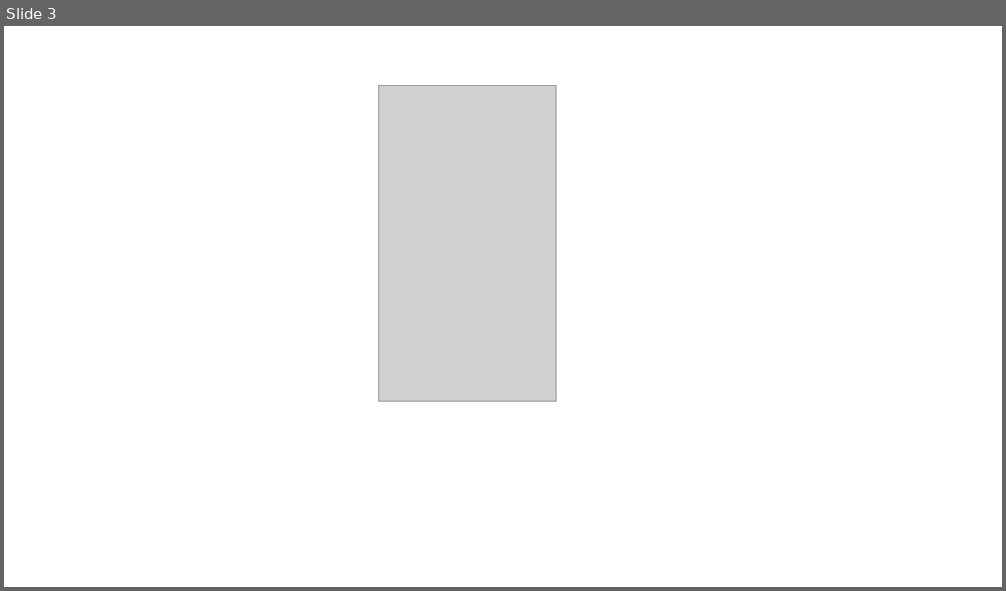
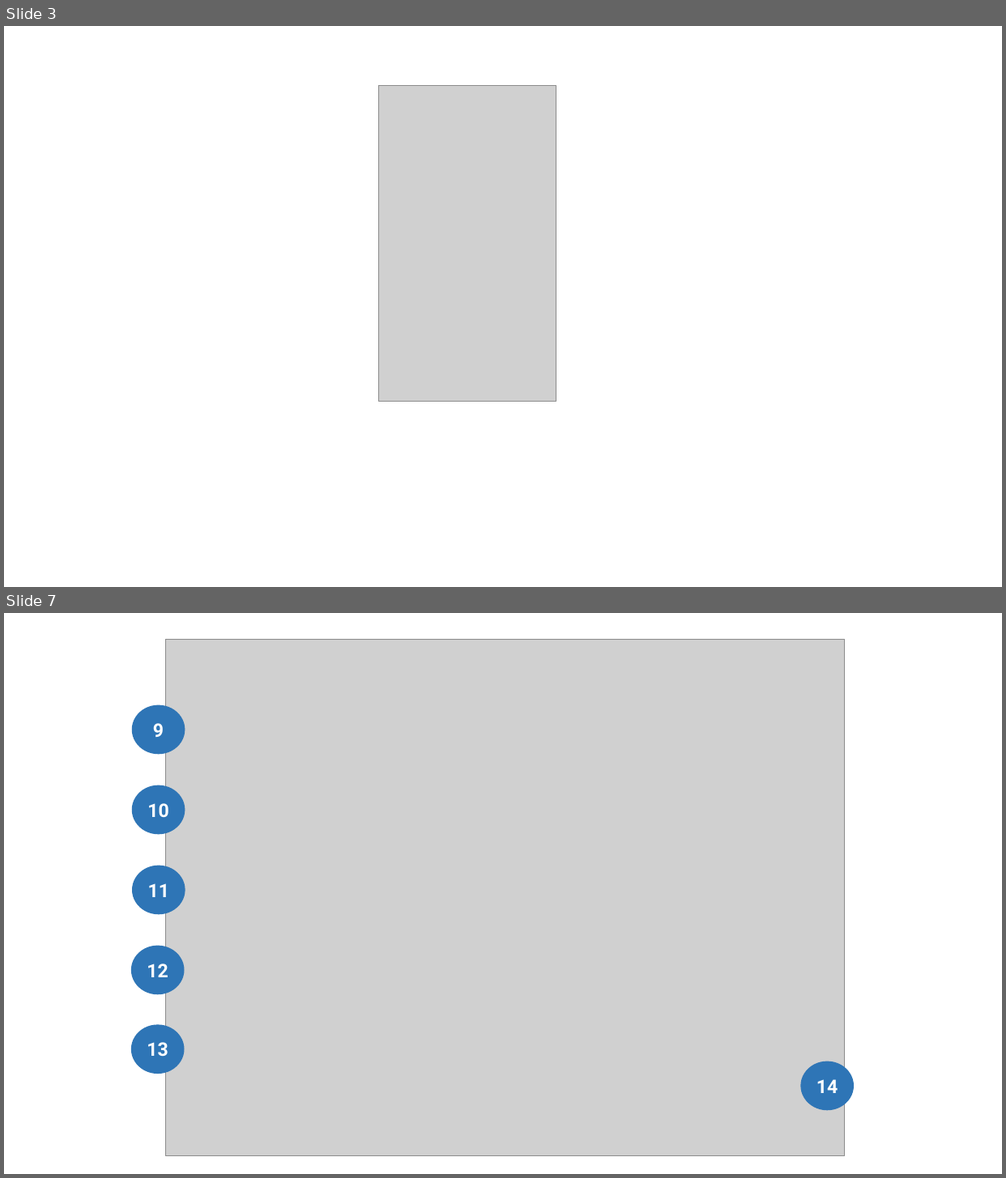
Before and after one commit to isp-javeriana/JornadasEpiBogota2025, a slide deck: img/edicion_imagenes.pptx. Shown one above the other, each under a label of ours: slide 3 before the commit, slides 3 and 7 after it; the slides between them are not shown. The pictures are 1006x591 and 1006x1178 pixels, drawn with LibreOffice and Linux fonts; fonts in the diff are those of the drawing; grey boxes stand for pictures. Boxes give left, top, right and bottom in pixels: in the first picture for what was removed or moved away, otherwise in the second. Text is boxed around its words. In the diff, an @@ line names an element or a change of style, - is before the commit and + after.

```diff
--- a/img/edicion_imagenes.pptx
+++ b/img/edicion_imagenes.pptx
@@ slide 7 added at (x1=4, y1=613, x2=1002, y2=1174), background #FFFFFF @@
@@ group added at (x1=131, y1=639, x2=854, y2=1157): 6 ellipses, 1 picture @@
+10
+9
+11
+12
+13
+14
```
Also in this commit, not shown: 6 other slides added, 10 other files.
